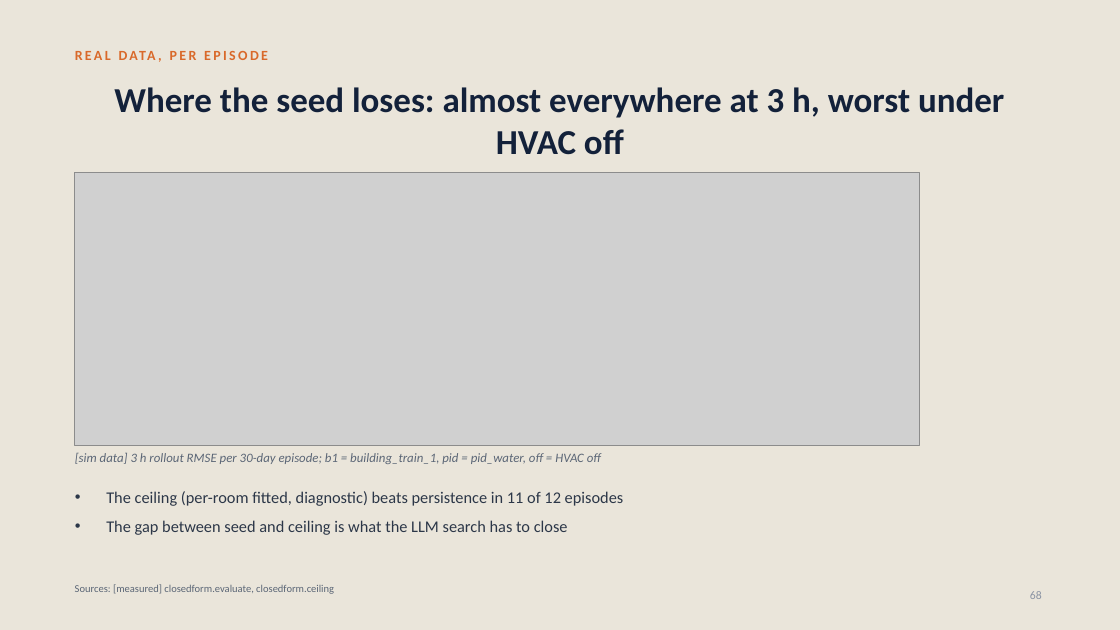
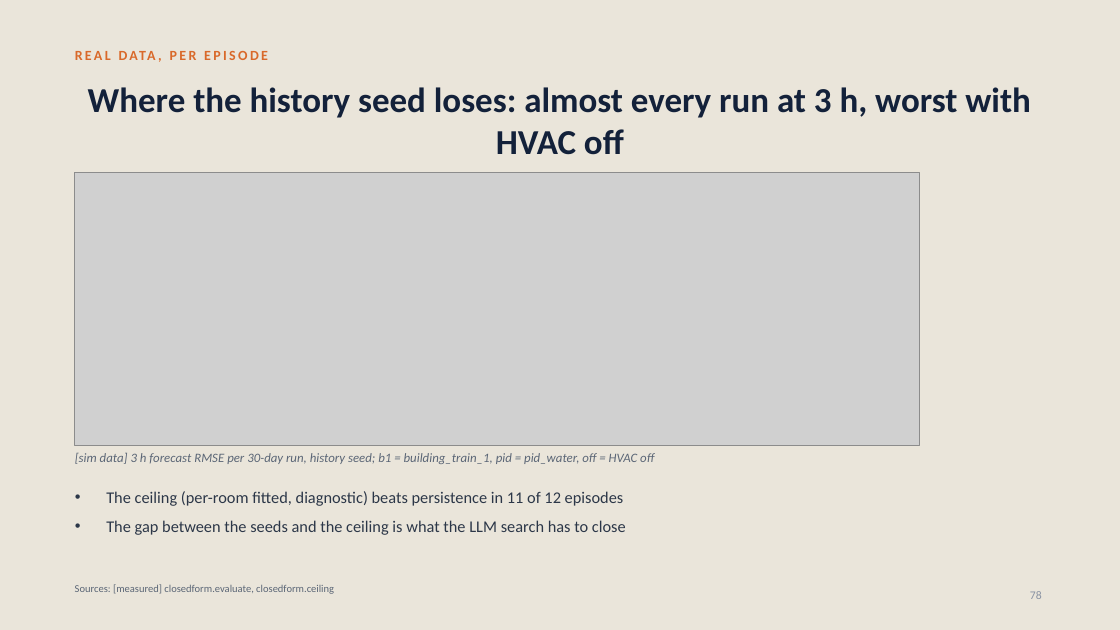
Before and after one commit to srivathsanb14/working-code, a slide deck: slide 78 of docs/One_Controller_for_Every_Building.pptx (slide 68 before the commit). Drawn at 1120x630 pixels with LibreOffice and Linux fonts; fonts in the diff are those of the drawing; grey boxes stand for pictures. Boxes give left, top, right and bottom in pixels: in the first picture for what was removed or moved away, otherwise in the second. Text is boxed around its words. In the diff, an @@ line names an element or a change of style, - is before the commit and + after.

```diff
--- a/docs/One_Controller_for_Every_Building.pptx
+++ b/docs/One_Controller_for_Every_Building.pptx
@@ title at (x1=88, y1=87, x2=1030, y2=155): text changed @@
-Where the seed loses: almost everywhere at 3 h, worst under HVAC off
+Where the history seed loses: almost every run at 3 h, worst with HVAC off
@@ text at (x1=75, y1=453, x2=654, y2=464): text changed @@
-[sim data] 3 h rollout RMSE per 30-day episode; b1 = building_train_1, pid = pid_water, off = HVAC off
+[sim data] 3 h forecast RMSE per 30-day run, history seed; b1 = building_train_1, pid = pid_water, off = HVAC off
@@ text at (x1=106, y1=520, x2=626, y2=535): text changed @@
-• The gap between seed and ceiling is what the LLM search has to close
+• The gap between the seeds and the ceiling is what the LLM search has to close
@@ page number at (x1=1030, y1=591, x2=1042, y2=599): text changed @@
-68
+78
```
Also in this commit, not shown: 62 other slides changed, 21 slides added, 6 other files.
